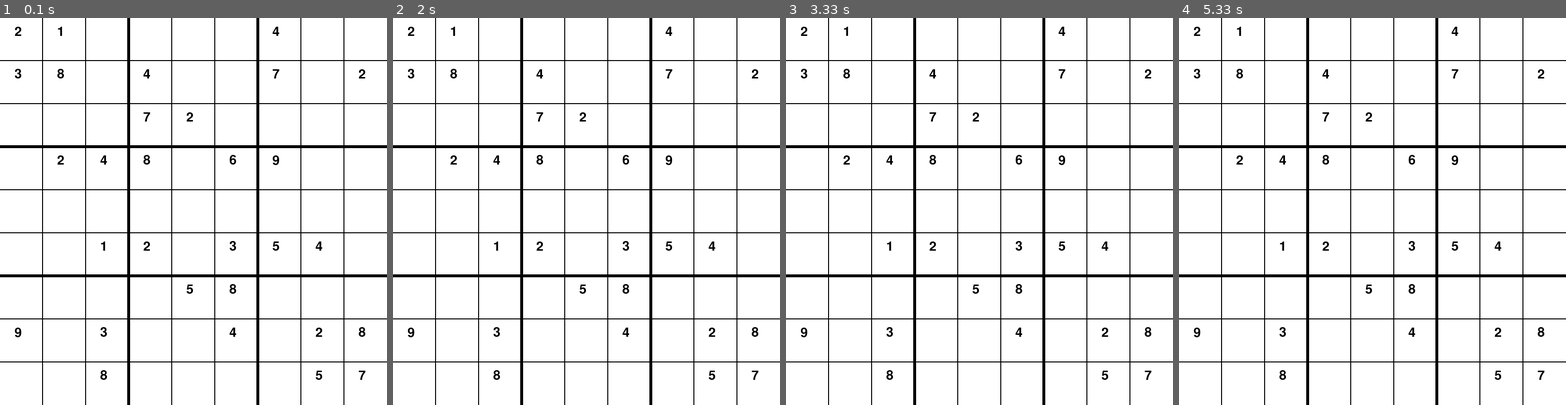
Above: before the commit, frames 1-4 (left to right).
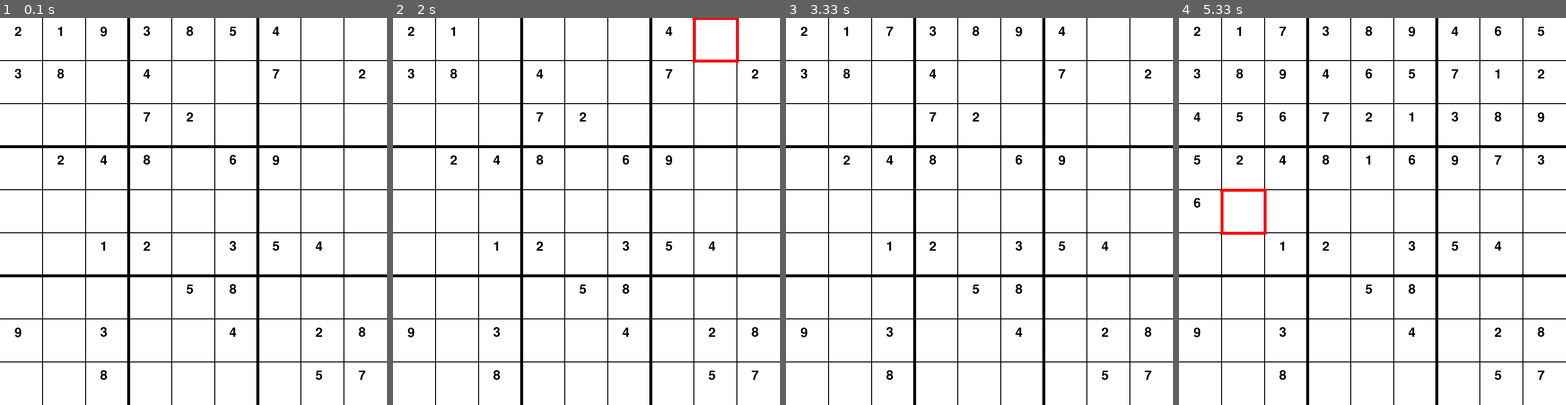
Above: after the commit, the same moments.

Repository: danielcostache/sudoku-pygame
Game: pygame game, started from main.py
Two runs of this game, one before a commit and one after it. Both use one fixed random seed, a clock stepped at 60 frames per second and the inputs below.
Inputs:
- Up to frame 1 (0.1 s): no input
- Up to frame 2 (2 s): no input
- Up to frame 3 (3.33 s): no input
- Up to frame 4 (5.33 s): no input

The runs differ from the first frame. In frame 1, 0.1% of the frame differs, in the area x 25-61%, y 2-5%; in frame 2, 0.3%; in frame 3, 0.1%; in frame 4, 0.9%, in the area x 3-95%, y 2-56%.

Commit message:
started random board creation

Diff:
--- a/main.py
+++ b/main.py
@@ -26,9 +26,19 @@
     ]))
 
 class Board:
-    def __init__(self, grid):
-        self.grid = grid
-        pass
+    def __init__(self):
+        self.grid = default_grid
+        self.seed = np.arange(1, 10)
+
+    # FUNCTION FOR GENERATING THE GRID AT THE BEGINNING OF THE GAME
+    def generate_grid(self):
+        np.random.shuffle(self.seed)
+        is_solved = False
+        while not is_solved:
+            if self.is_solution(0, 0):
+                is_solved = True
+
+        self.seed = np.arange(1, 10)
 
     # FUNCTION FOR DRAWING THE GRID
     def draw_grid(self) -> None:
@@ -75,7 +85,7 @@
             elif i == 8 and j == 8:
                 return True
         pygame.event.pump()
-        for k in range(1, 10):
+        for k in self.seed:
             if self.is_valid(i, j, k):
                 self.grid[i][j] = k
                 global x, y
@@ -133,7 +143,8 @@
 
 # CORE GAME LOOP
 def main() -> None:
-    game_board = Board(default_grid)
+    game_board = Board()
+    game_board.generate_grid()
     clock = pygame.time.Clock()
     run = True
     click = False
@@ -177,22 +188,7 @@
                     res_cond = False
                     error = False
                     solve_cond = False
-                    game_board.grid = np.array([
-                        [0, 0, 0, 0, 0, 0, 0, 0, 0],
-                        [0, 0, 0, 0, 0, 0, 0, 0, 0],
-                        [0, 0, 0, 0, 0, 0, 0, 0, 0],
-# FUNCTION FOR CHECKING VALIDITY OF INPUT
-
-
-# FUNCTION FOR FINDING A SOLUTION
-
-                        [0, 0, 0, 0, 0, 0, 0, 0, 0],
-                        [0, 0, 0, 0, 0, 0, 0, 0, 0],
-                        [0, 0, 0, 0, 0, 0, 0, 0, 0],
-                        [0, 0, 0, 0, 0, 0, 0, 0, 0],
-                        [0, 0, 0, 0, 0, 0, 0, 0, 0],
-                        [0, 0, 0, 0, 0, 0, 0, 0, 0]
-                    ])
+                    game_board.grid = np.zeros((9, 9))
                 if event.key == pygame.K_d:
                     res_cond = False
                     error = False
